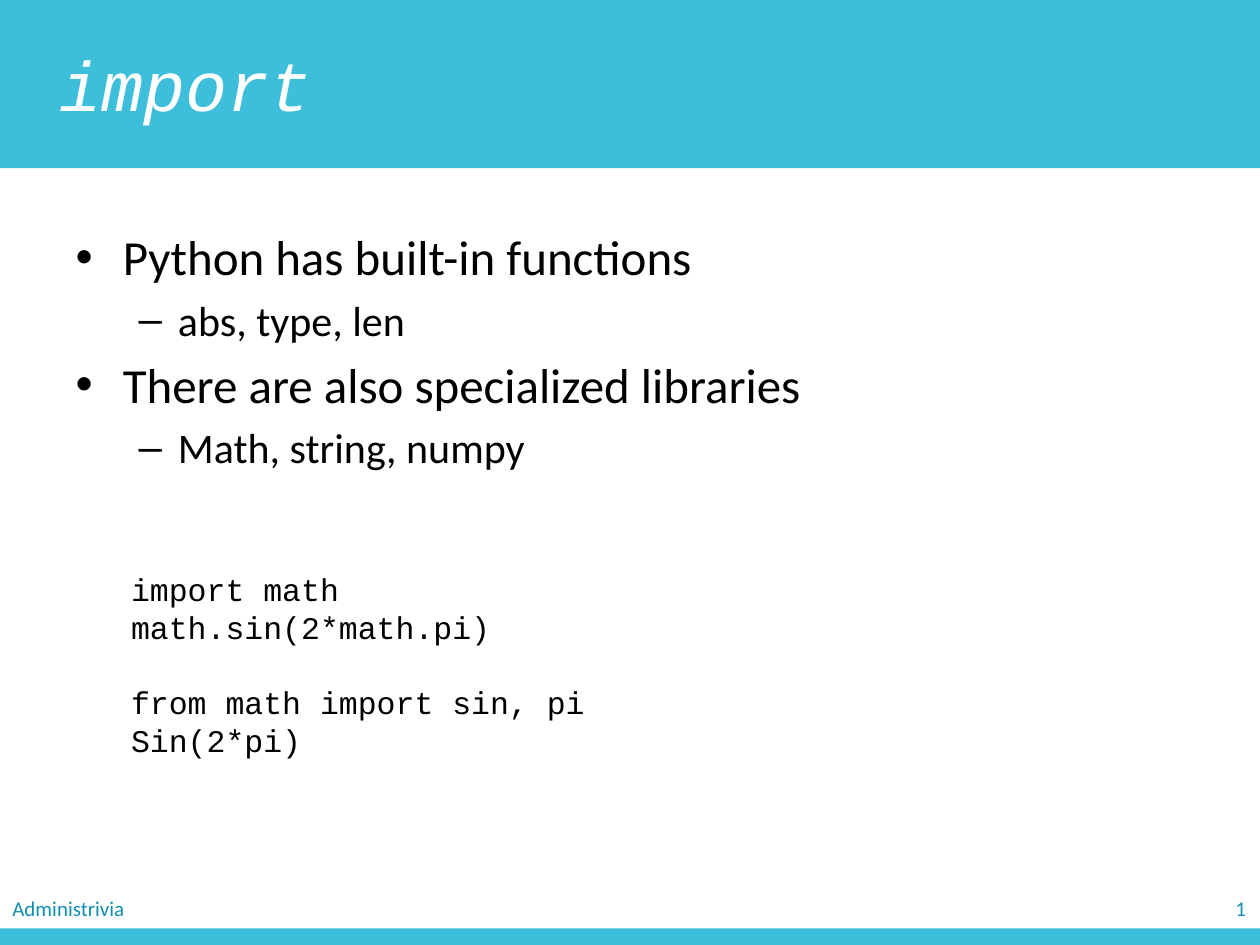
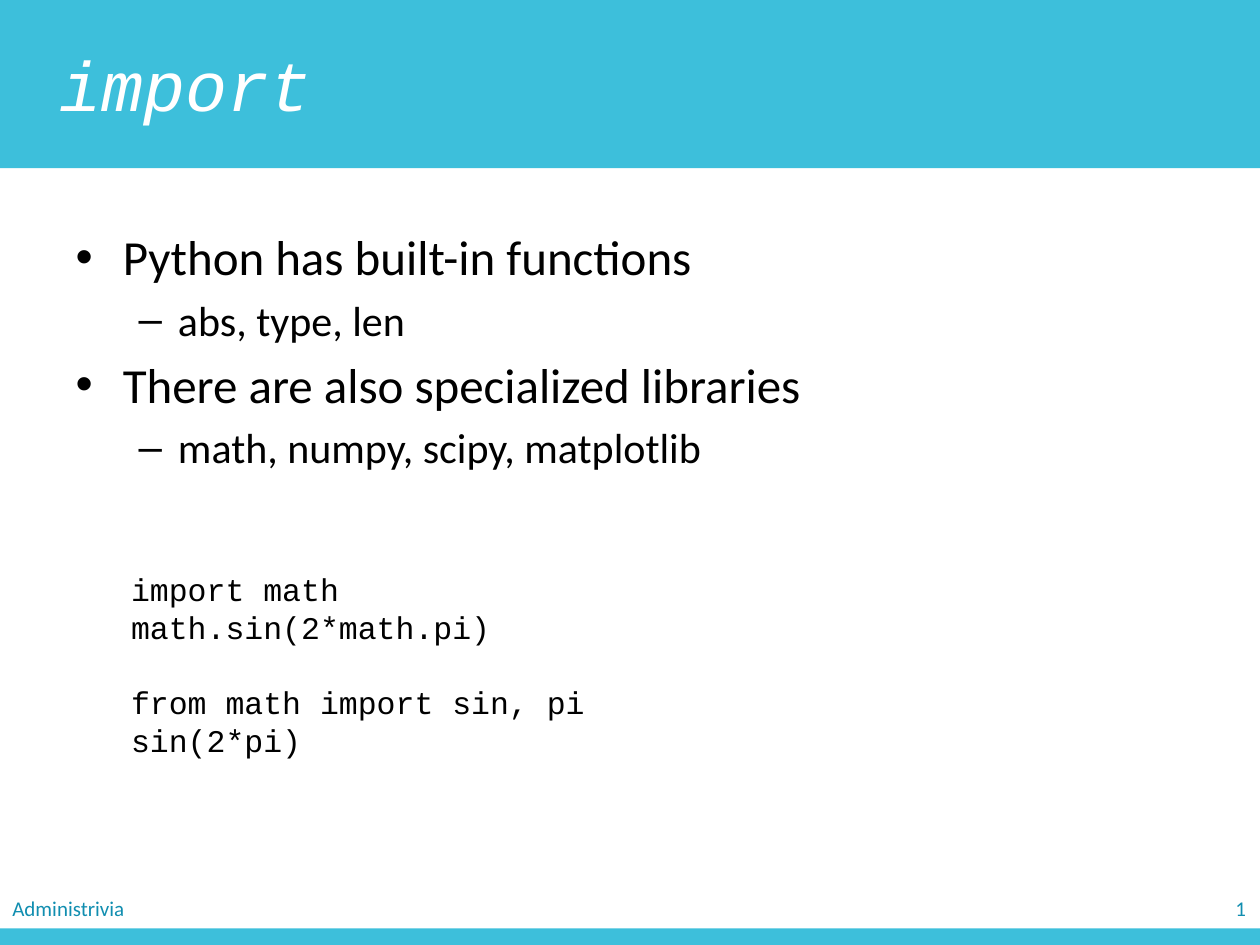
Before and after one commit to zichengliao/zuics101-fa17, a slide deck: slide 5 of lectures/lec11/lec11.pptx (slide 6 before the commit). Drawn at 1260x945 pixels with LibreOffice and Linux fonts; fonts in the diff are those of the drawing. Boxes give left, top, right and bottom in pixels: in the first picture for what was removed or moved away, otherwise in the second. Text is boxed around its words. In the diff, an @@ line names an element or a change of style, - is before the commit and + after.

```diff
--- a/lectures/lec11/lec11.pptx
+++ b/lectures/lec11/lec11.pptx
@@ text at (178,433,700,470): text changed @@
-  – Math, string, numpy
+  – math, numpy, scipy, matplotlib
@@ text at (131,730,301,759): text changed @@
-Sin(2*pi)
+sin(2*pi)
```
Also in this commit, not shown: 14 other slides changed, 3 slides added, 4 slides removed, 5 other files.
